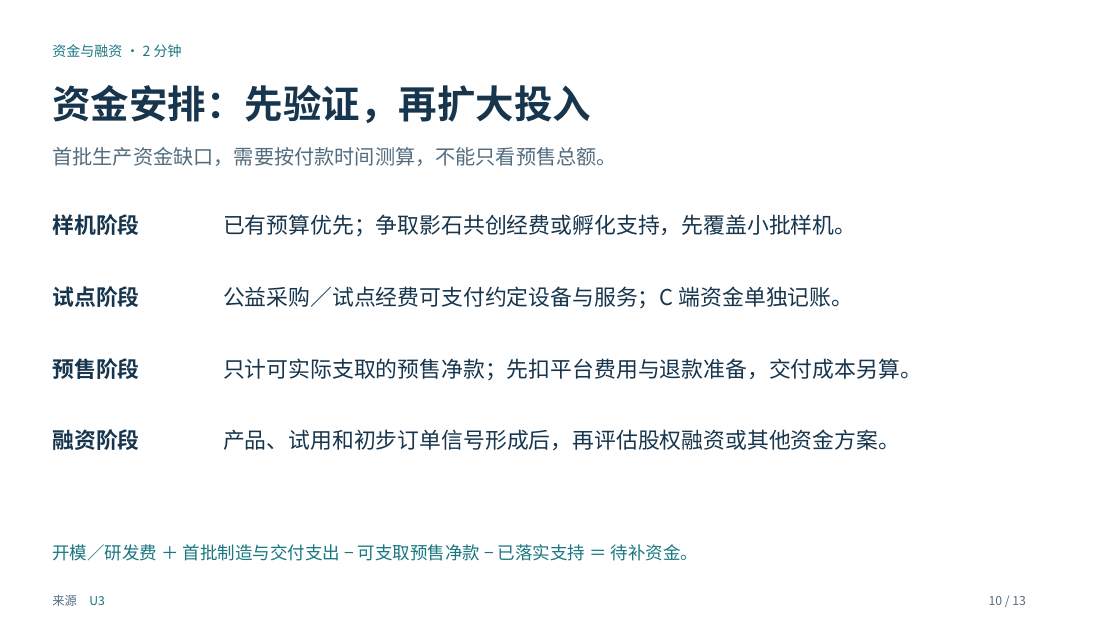
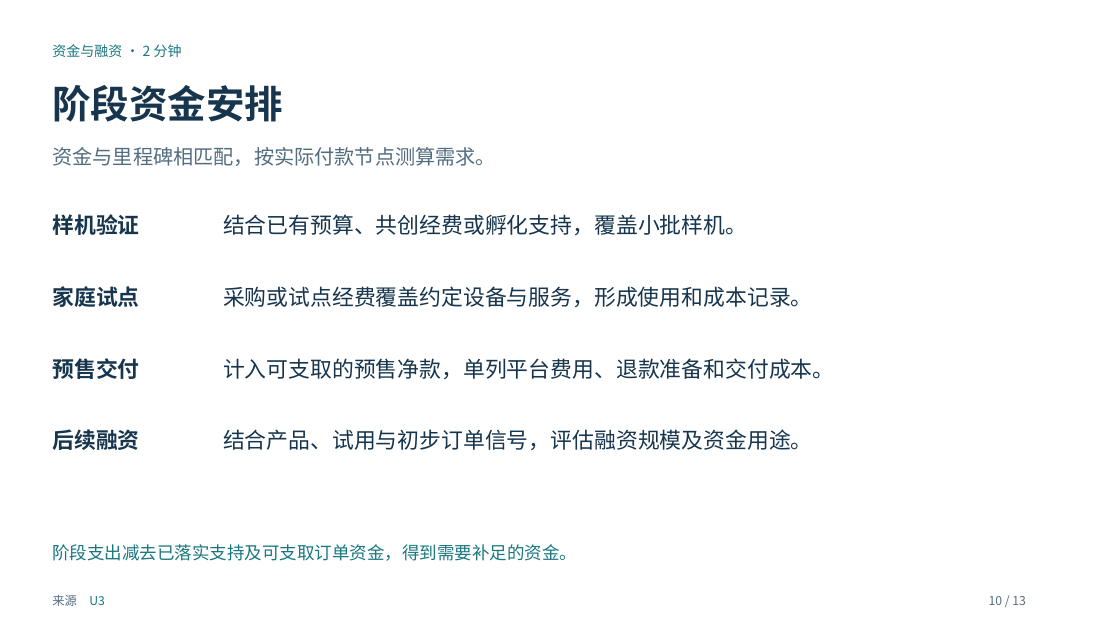
Before and after one commit to maxi-max-dev/maxi-max-dev.github.io, a slide deck: slide 10 of research/insta360-frame-discussion/unseen-insta360-discussion.pptx. Drawn at 1120x630 pixels with LibreOffice and Linux fonts; fonts in the diff are those of the drawing. Boxes give left, top, right and bottom in pixels: in the first picture for what was removed or moved away, otherwise in the second. Text is boxed around its words. In the diff, an @@ line names an element or a change of style, - is before the commit and + after.

```diff
--- a/research/insta360-frame-discussion/unseen-insta360-discussion.pptx
+++ b/research/insta360-frame-discussion/unseen-insta360-discussion.pptx
@@ text at [52, 85, 283, 122]: text changed @@
-资金安排：先验证，再扩大投入
+阶段资金安排
@@ text at [52, 147, 495, 166]: text changed @@
-首批生产资金缺口，需要按付款时间测算，不能只看预售总额。
+资金与里程碑相匹配，按实际付款节点测算需求。
@@ text at [52, 214, 139, 235]: text changed @@
-样机阶段
+样机验证
@@ text at [223, 214, 747, 235]: text changed @@
-已有预算优先；争取影石共创经费或孵化支持，先覆盖小批样机。
+结合已有预算、共创经费或孵化支持，覆盖小批样机。
@@ text at [52, 286, 139, 307]: text changed @@
-试点阶段
+家庭试点
@@ text at [223, 286, 813, 307]: text changed @@
-公益采购／试点经费可支付约定设备与服务；C 端资金单独记账。
+采购或试点经费覆盖约定设备与服务，形成使用和成本记录。
@@ text at [52, 358, 139, 379]: text changed @@
-预售阶段
+预售交付
@@ text at [223, 358, 834, 379]: text changed @@
-只计可实际支取的预售净款；先扣平台费用与退款准备，交付成本另算。
+计入可支取的预售净款，单列平台费用、退款准备和交付成本。
@@ text at [52, 429, 139, 450]: text changed @@
-融资阶段
+后续融资
@@ text at [223, 429, 813, 450]: text changed @@
-产品、试用和初步订单信号形成后，再评估股权融资或其他资金方案。
+结合产品、试用与初步订单信号，评估融资规模及资金用途。
@@ text at [52, 544, 577, 561]: text changed @@
-开模／研发费 ＋ 首批制造与交付支出 − 可支取预售净款 − 已落实支持 ＝ 待补资金。
+阶段支出减去已落实支持及可支取订单资金，得到需要补足的资金。
```
Also in this commit, not shown: 12 other slides changed, 5 other files.
